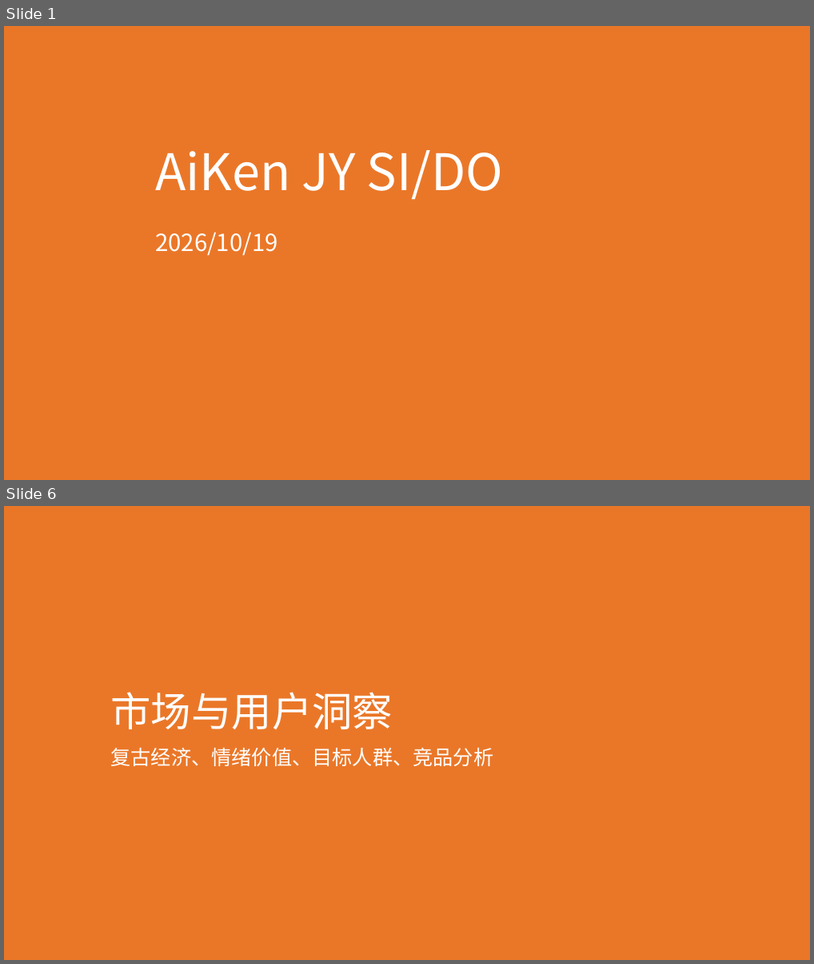
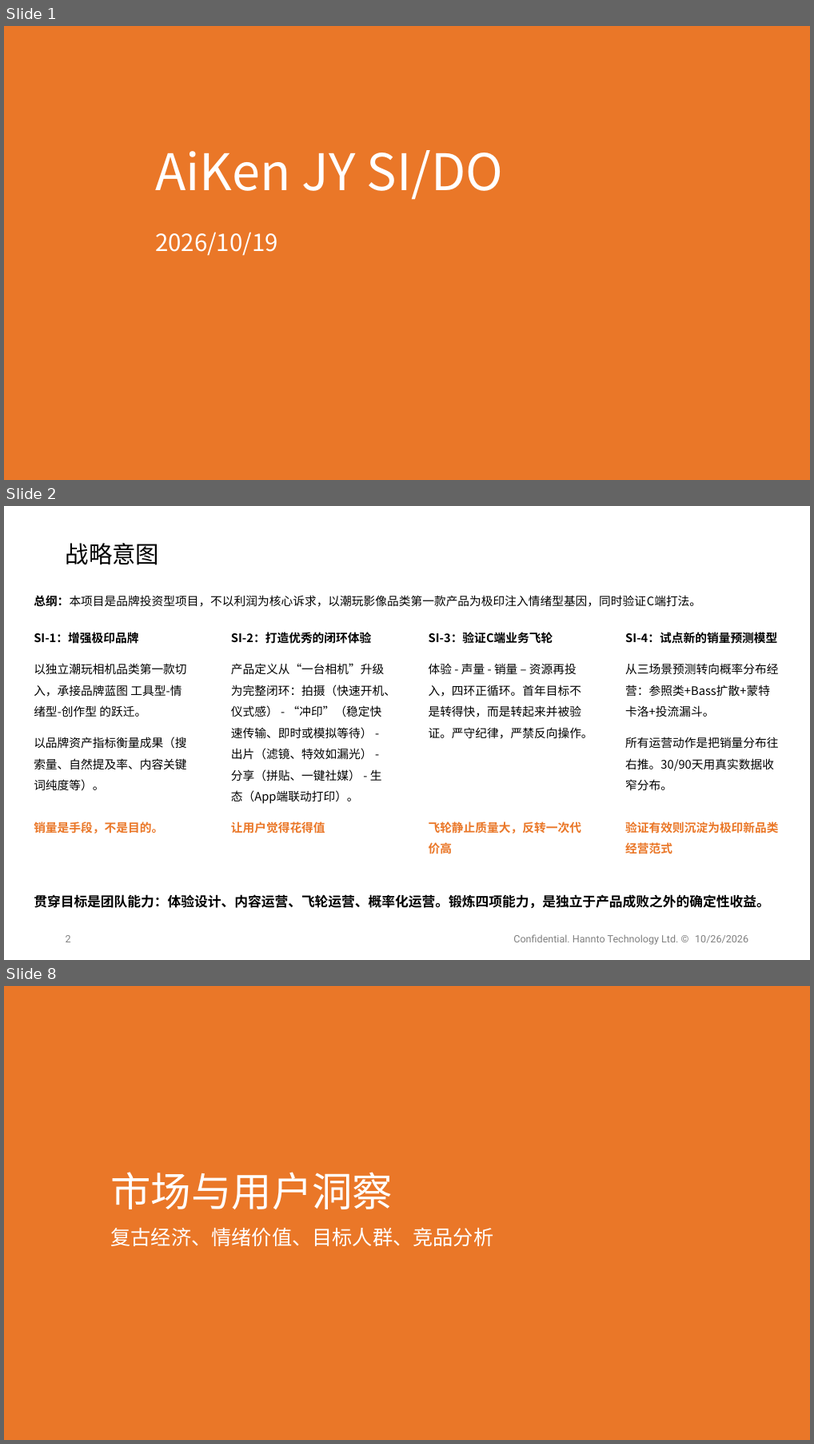
Before and after one commit to shengnanxiang/code_aiken, a slide deck: 极印版 aiken/AiKen_JY_SI^0DO_261026.pptx. Shown one above the other, each under a label of ours: slides 1 and 6 before the commit, slides 1, 2 and 8 after it; the slides between them are not shown. The pictures are 814x964 and 814x1444 pixels, drawn with LibreOffice and Linux fonts; fonts in the diff are those of the drawing; background and template pictures are left out. Boxes give left, top, right and bottom in pixels: in the first picture for what was removed or moved away, otherwise in the second. Text is boxed around its words. In the diff, an @@ line names an element or a change of style, - is before the commit and + after.

```diff
--- a/极印版 aiken/AiKen_JY_SI^0DO_261026.pptx
+++ b/极印版 aiken/AiKen_JY_SI^0DO_261026.pptx
@@ slide 2 added at (4, 506, 810, 960), background #FFFFFF @@
@@ text added at (66, 543, 159, 565), 28 pt, text #000000 @@
+战略意图
@@ text added at (34, 595, 702, 607), 14 pt, text #000000 @@
+总纲：本项目是品牌投资型项目，不以利润为核心诉求，以潮玩影像品类第一款产品为极印注入情绪型基因，同时验证C端打法。
@@ text added at (34, 632, 186, 791), 14 pt, text #000000 @@
+SI-1：增强极印品牌
+以独立潮玩相机品类第一款切入，承接品牌蓝图 工具型-情绪型-创作型 的跃迁。
+以品牌资产指标衡量成果（搜索量、自然提及率、内容关键词纯度等）。
@@ text added at (231, 632, 396, 804), 14 pt, text #000000 @@
+SI-2：打造优秀的闭环体验
+产品定义从“一台相机”升级为完整闭环：拍摄（快速开机、仪式感） - “冲印”（稳定快速传输、即时或模拟等待） - 出片（滤镜、特效如漏光） - 分享（拼贴、一键社媒） - 生态（App端联动打印）。
@@ text added at (429, 632, 594, 739), 14 pt, text #000000 @@
+SI-3：验证C端业务飞轮
+体验 - 声量 - 销量 – 资源再投入，四环正循环。首年目标不是转得快，而是转起来并被验证。严守纪律，严禁反向操作。
@@ text added at (626, 632, 778, 748), 14 pt, text #000000 @@
+SI-4：试点新的销量预测模型
+从三场景预测转向概率分布经营：参照类+Bass扩散+蒙特卡洛+投流漏斗。
+所有运营动作是把销量分布往右推。30/90天用真实数据收窄分布。
@@ text added at (34, 821, 163, 833), 14 pt, text #EA7728, bold @@
+销量是手段，不是目的。
@@ text added at (231, 821, 326, 833), 14 pt, text #EA7728, bold @@
+让用户觉得花得值
@@ text added at (429, 821, 582, 853), 14 pt, text #EA7728, bold @@
+飞轮静止质量大，反转一次代价高
@@ text added at (626, 821, 778, 854), 14 pt, text #EA7728, bold @@
+验证有效则沉淀为极印新品类经营范式
@@ text added at (34, 894, 770, 908), 16 pt, text #000000, bold @@
+贯穿目标是团队能力：体验设计、内容运营、飞轮运营、概率化运营。锻炼四项能力，是独立于产品成败之外的确定性收益。
@@ page number added at (66, 935, 71, 942), 12 pt, text #808080 @@
+2
@@ text added at (514, 934, 749, 944), 12 pt, text #808080 @@
+Confidential. Hannto Technology Ltd. © 10/26/2026
@@ what was slide 6 is now slide 8 @@
```
Also in this commit, not shown: 14 slides changed, 2 other slides added, 1 slide removed, 2 other files.
